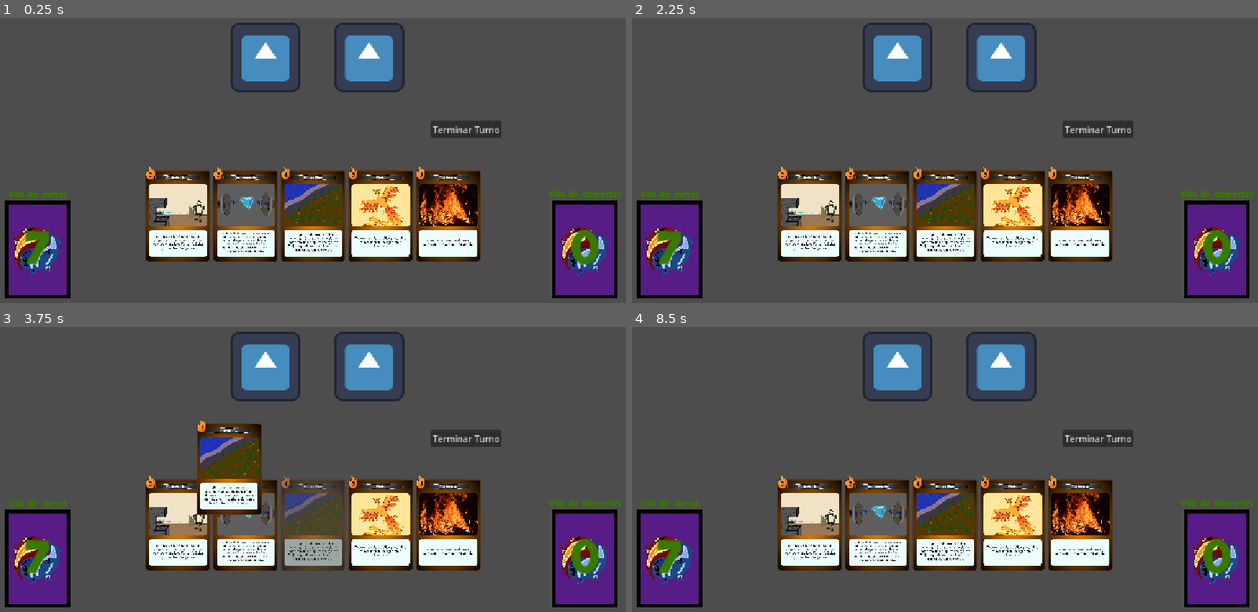
Above: before the commit, frames 1-4 (two rows, left to right).
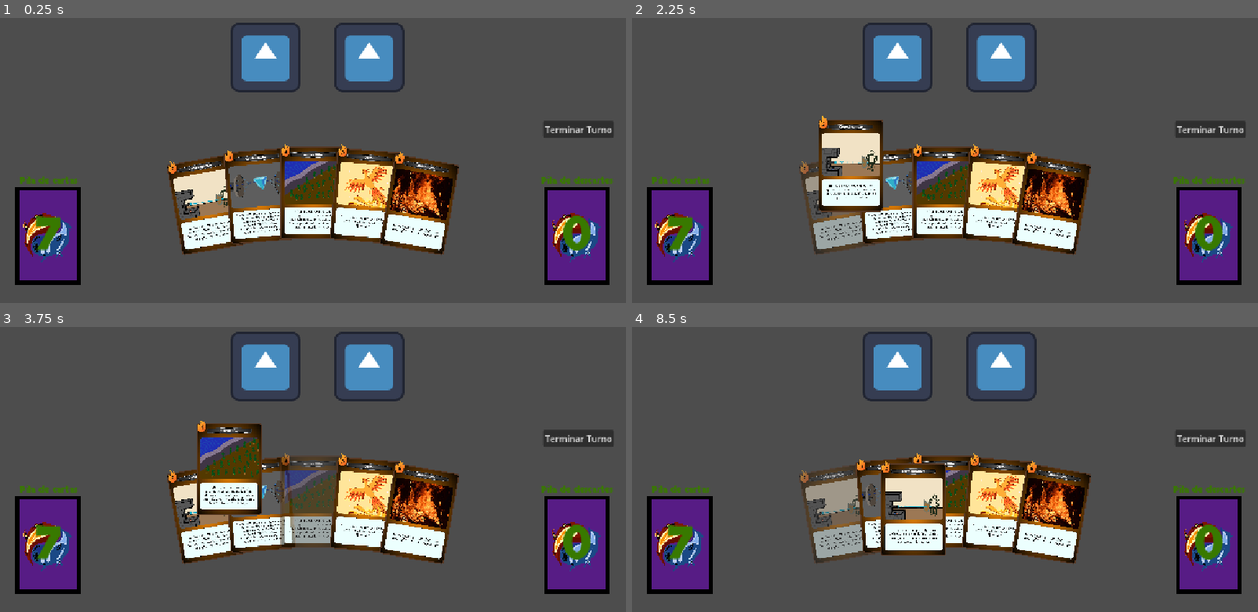
Above: after the commit, the same moments.

Repository: MagicNube/Burn-The-Dice
Game: Godot game, scene res://modules/environment/card_table_test.tscn
Two runs of this game, one before a commit and one after it. Both use one fixed random seed, a clock stepped at 60 frames per second and the inputs below. The engine's default icon, where the game draws it, is replaced by a stand-in: a white triangle on a blue panel in a dark square.
Inputs (mouse positions are in pixels of both pictures, inside the frame that each line leads up to):
- Up to frame 1 (0.25 s): no input
- Up to frame 2 (2.25 s): tap Enter (ui_accept) at 0.5, 0.77 s; move the mouse to (1082, 112) at 0.52 s; click (1082, 112) at 0.67 s; click "Terminar Turno" at 1.25 s; drag from (819, 146) to (913, 200) at 2.02 s
- Up to frame 3 (3.75 s): move the mouse to (375, 361) at 2.77 s; click (375, 361) at 2.92 s; drag from (281, 509) to (125, 384) at 3.52 s
- Up to frame 4 (8.5 s): move the mouse to (1132, 492) at 4.27 s; click (1132, 492) at 4.42 s; drag from (757, 384) to (851, 349) at 5.02 s; move the mouse to (976, 438) at 5.77 s; click (976, 438) at 5.92 s; drag from (851, 349) to (819, 455) at 6.52 s; move the mouse to (1082, 421) at 7.27 s; click (1082, 421) at 7.42 s; drag from (819, 455) to (913, 509) at 8.02 s

The runs differ from the first frame. In frame 1, 26% of the frame differs, in the area x 0-100%, y 35-99%; in frame 2, 27%, in the area x 0-100%, y 34-99%; in frame 3, 24%; in frame 4, 26%.

Commit message:
Cartas en abanico y uso de anchor points para la interfaz de las cartas

Diff:
--- a/modules/cards/scenes/card.tscn
+++ b/modules/cards/scenes/card.tscn
@@ -2,10 +2,20 @@
 
 [ext_resource type="Script" uid="uid://t4gl1gkp7hc4" path="res://modules/cards/scripts/card.gd" id="2_7qf2j"]
 
-[node name="Card" type="TextureRect" unique_id=1512171938]
+[node name="CardWrapper" type="Control" unique_id=902671550 node_paths=PackedStringArray("visual_texture")]
 custom_minimum_size = Vector2(120, 180)
+layout_mode = 3
+anchors_preset = 0
+offset_right = 119.0
+offset_bottom = 181.0
+script = ExtResource("2_7qf2j")
+visual_texture = NodePath("Card")
+
+[node name="Card" type="TextureRect" parent="." unique_id=1512171938]
+custom_minimum_size = Vector2(120, 180)
+layout_mode = 0
 offset_right = 120.0
 offset_bottom = 180.0
+pivot_offset = Vector2(60, 180)
 expand_mode = 1
 stretch_mode = 4
-script = ExtResource("2_7qf2j")
--- a/modules/cards/scenes/card_container.tscn
+++ b/modules/cards/scenes/card_container.tscn
@@ -20,9 +20,11 @@
 
 [node name="CardContainer" type="Control" unique_id=1856316677 node_paths=PackedStringArray("draw_stack_ui", "discard_stack_ui", "deck_logic")]
 layout_mode = 3
-anchors_preset = 0
-offset_right = 40.0
-offset_bottom = 40.0
+anchors_preset = 15
+anchor_right = 1.0
+anchor_bottom = 1.0
+grow_horizontal = 2
+grow_vertical = 2
 script = ExtResource("1_msj65")
 draw_stack_ui = NodePath("DrawStack")
 discard_stack_ui = NodePath("DiscardStack")
@@ -33,43 +35,58 @@
 initial_hand = Array[ExtResource("2_g2s5y")]([ExtResource("4_uh3ol"), ExtResource("5_kfgqj"), ExtResource("6_s32ge"), E …(221 unchanged characters)…
 
 [node name="VisualHand" type="HBoxContainer" parent="." unique_id=1754189885 node_paths=PackedStringArray("deck_logic")]
-layout_mode = 0
+layout_mode = 1
+anchors_preset = 7
+anchor_left = 0.5
+anchor_top = 1.0
+anchor_right = 0.5
+anchor_bottom = 1.0
 offset_left = -400.0
-offset_top = 68.0
+offset_top = -298.0
 offset_right = 400.0
-offset_bottom = 268.0
+offset_bottom = -98.0
+grow_horizontal = 2
+grow_vertical = 0
+theme_override_constants/separation = -30
 alignment = 1
 script = ExtResource("5_g2s5y")
 deck_logic = NodePath("../DeckLogic")
 
 [node name="NextTurnBtn" type="Button" parent="." unique_id=710774907]
-layout_mode = 0
-offset_left = 216.0
-offset_top = -15.0
-offset_right = 346.0
-offset_bottom = 16.0
+layout_mode = 1
+anchors_preset = 6
+anchor_left = 1.0
+anchor_top = 0.5
+anchor_right = 1.0
+anchor_bottom = 0.5
+offset_left = -154.0
+offset_top = -15.5
+offset_right = -24.0
+offset_bottom = 15.5
+grow_horizontal = 0
+grow_vertical = 2
 text = "Terminar Turno"
 
 [node name="DiscardStack" parent="." unique_id=1512171938 instance=ExtResource("7_1lrnc")]
 layout_mode = 1
-offset_left = 439.0
-offset_top = 92.0
-offset_right = 559.0
-offset_bottom = 272.0
+anchors_preset = 3
+anchor_left = 1.0
+anchor_right = 1.0
+offset_left = -152.0
+offset_top = -218.0
+offset_right = -32.0
+offset_bottom = -38.0
+grow_horizontal = 0
 
 [node name="StackNameLabel" parent="DiscardStack" index="0" unique_id=1884301765]
 text = "Pila de descartes"
 
 [node name="DrawStack" parent="." unique_id=1070446616 instance=ExtResource("7_1lrnc")]
-layout_mode = 0
-anchors_preset = 0
-anchor_top = 0.0
-anchor_bottom = 0.0
-offset_left = -566.0
-offset_top = 132.0
-offset_right = -446.0
-offset_bottom = 312.0
-grow_vertical = 1
+layout_mode = 1
+offset_left = 30.0
+offset_top = -218.0
+offset_right = 150.0
+offset_bottom = -38.0
 
 [node name="StackNameLabel" parent="DrawStack" index="0" unique_id=1884301765]
 text = "Pila de cartas"
--- a/modules/cards/scripts/card.gd
+++ b/modules/cards/scripts/card.gd
@@ -1,45 +1,42 @@
 class_name Card
-extends TextureRect
+extends Control
+
+@export var visual_texture: TextureRect
 
 # Datos de la carta
 var data: CardBlueprint
 
-# Called when the node enters the scene tree for the first time.
 func _ready() -> void:
-	pass # Replace with function body.
+	pass
 
+# Funcion para inicializar la carta
 func setup(card_data: CardBlueprint) -> void:
 	data = card_data
-	texture = card_data.image
+	visual_texture.texture = card_data.image
 
 func _get_drag_data(at_position: Vector2) -> Variant:
-	# Creamos envoltorio de la carta para que se centre al cursor al agarrar
+	# Creamos el wrapper vacío para el centro del ratón
 	var preview_wrapper = Control.new()
 
-	# Creamos carta fantasma mientras se agarra la carta con configuración igual a la real
+	# Creamos la textura fantasma y la configuramos igual que la original
 	var preview = TextureRect.new()
 	preview.texture = data.image
 	preview.expand_mode = TextureRect.EXPAND_IGNORE_SIZE
 	preview.stretch_mode = TextureRect.STRETCH_KEEP_ASPECT
-	preview.size = Vector2(120.0, 180.0)
+	preview.size = visual_texture.size
 
-	# Centramos en el cursor
+	# La desplazamos para que el ratón quede en el medio
 	preview.position = -preview.size / 2.0
 
-	# Añadimos la carta fantasma al envoltorio
+	# Lo empaquetamos todo
 	preview_wrapper.add_child(preview)
-
-	# Mostramos el envoltorio con la carta fantasma, asi la carta se vera centrada en el raton
 	set_drag_preview(preview_wrapper)
 
-	# Hacemos la carta original translucida
+	# Volvemos translúcida la carta original en la mano
 	modulate = Color(1, 1, 1, 0.5)
 
-	# Devolvemos los datos reales
 	return self
 
-# Funcion que recibe automaticamente todas las señales de la carta
-# Comprueba si la notificacion es que la carta se ha soltado y en ese caso restaura la opacidad original
 func _notification(what: int) -> void:
 	if what == NOTIFICATION_DRAG_END:
 		modulate = Color(1, 1, 1, 1)
--- a/modules/cards/scripts/visual_hand.gd
+++ b/modules/cards/scripts/visual_hand.gd
@@ -3,9 +3,12 @@
 # Referencia a la logica de la baraja
 @export var deck_logic: Node
 
-# Called when the node enters the scene tree for the first time.
+var base_angle: float = 5.0
+
+# Conectamos señales de creacion de cartas y poner las cartas en abanico
 func _ready() -> void:
 	deck_logic.card_drawn.connect(on_card_drawn)
+	child_order_changed.connect(recalculate_fan)
 
 # Funcion para la señal card_drawn precarga una escena de tipo Card,
 # la inicializa con los datos de la carta robada y la añade al arbol de la escena
@@ -13,3 +16,18 @@
 	var new_card = preload("res://modules/cards/scenes/card.tscn").instantiate()
 	new_card.setup(card_data)
 	add_child(new_card)
+
+func recalculate_fan() -> void:
+	var cards = get_children()
+	var total_cards = cards.size()
+
+	if total_cards == 0:
+		return
+
+	var center_index = (total_cards - 1) / 2.0
+	var vertical_drop = 5.0
+
+	for i in total_cards:
+		var distance_from_center: float =  i - center_index
+		cards[i].visual_texture.rotation_degrees = distance_from_center * base_angle
+		cards[i].visual_texture.position.y = (distance_from_center * distance_from_center) * vertical_drop
--- a/modules/environment/card_table_test.tscn
+++ b/modules/environment/card_table_test.tscn
@@ -5,16 +5,18 @@
 
 [node name="CardTableTest" type="Node2D" unique_id=1548864301]
 
+[node name="Camera2D" type="Camera2D" parent="." unique_id=384940305]
+
 [node name="Enemy" parent="." unique_id=1888884607 instance=ExtResource("1_h07tw")]
 position = Vector2(103, -132)
 
 [node name="Enemy2" parent="." unique_id=443690349 instance=ExtResource("1_h07tw")]
 position = Vector2(-87, -132)
 
-[node name="CardContainer" parent="." unique_id=1856316677 instance=ExtResource("1_igpsc")]
+[node name="CanvasLayer" type="CanvasLayer" parent="." unique_id=1574020062]
 
-[node name="Camera2D" type="Camera2D" parent="." unique_id=384940305]
+[node name="CardContainer" parent="CanvasLayer" unique_id=1856316677 instance=ExtResource("1_igpsc")]
 
-[editable path="CardContainer"]
-[editable path="CardContainer/DiscardStack"]
-[editable path="CardContainer/DrawStack"]
+[editable path="CanvasLayer/CardContainer"]
+[editable path="CanvasLayer/CardContainer/DiscardStack"]
+[editable path="CanvasLayer/CardContainer/DrawStack"]
